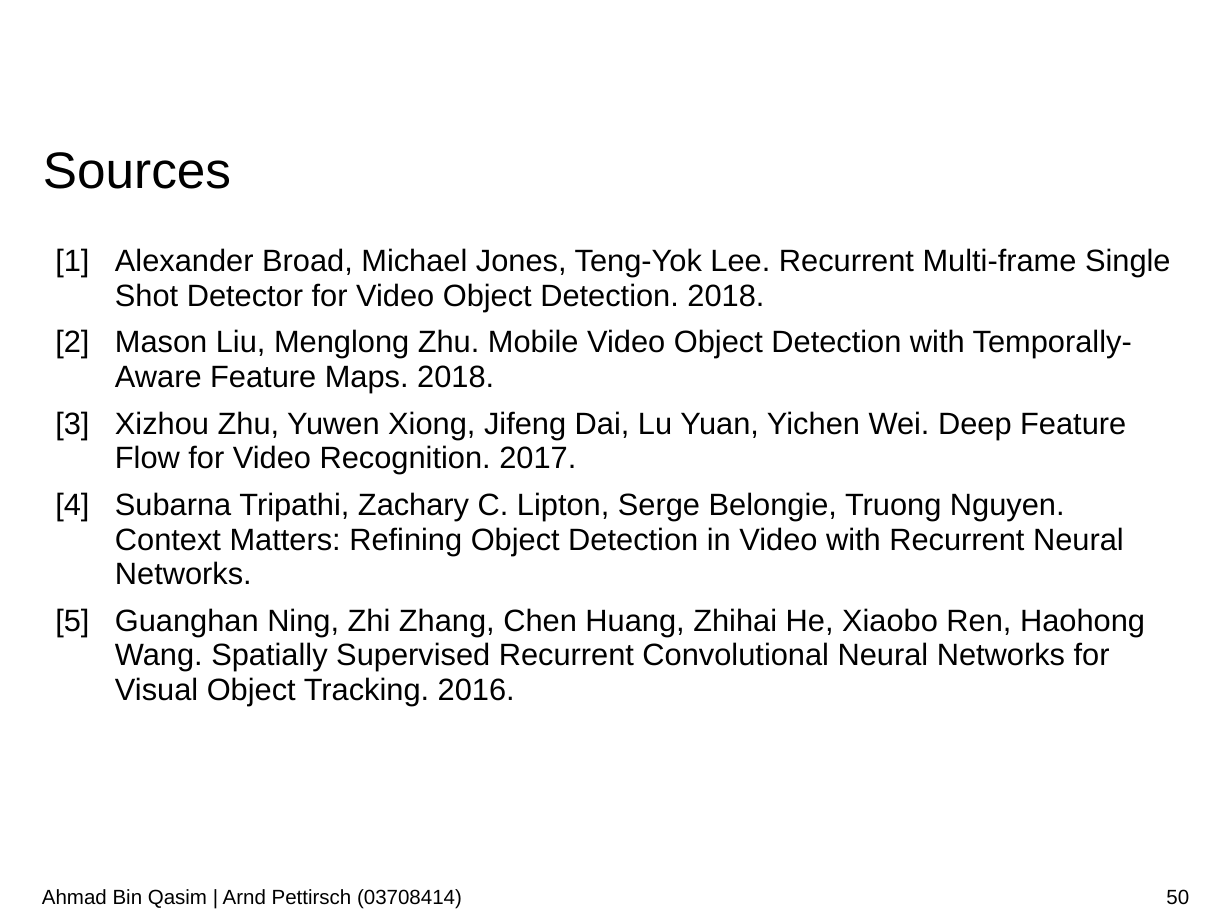
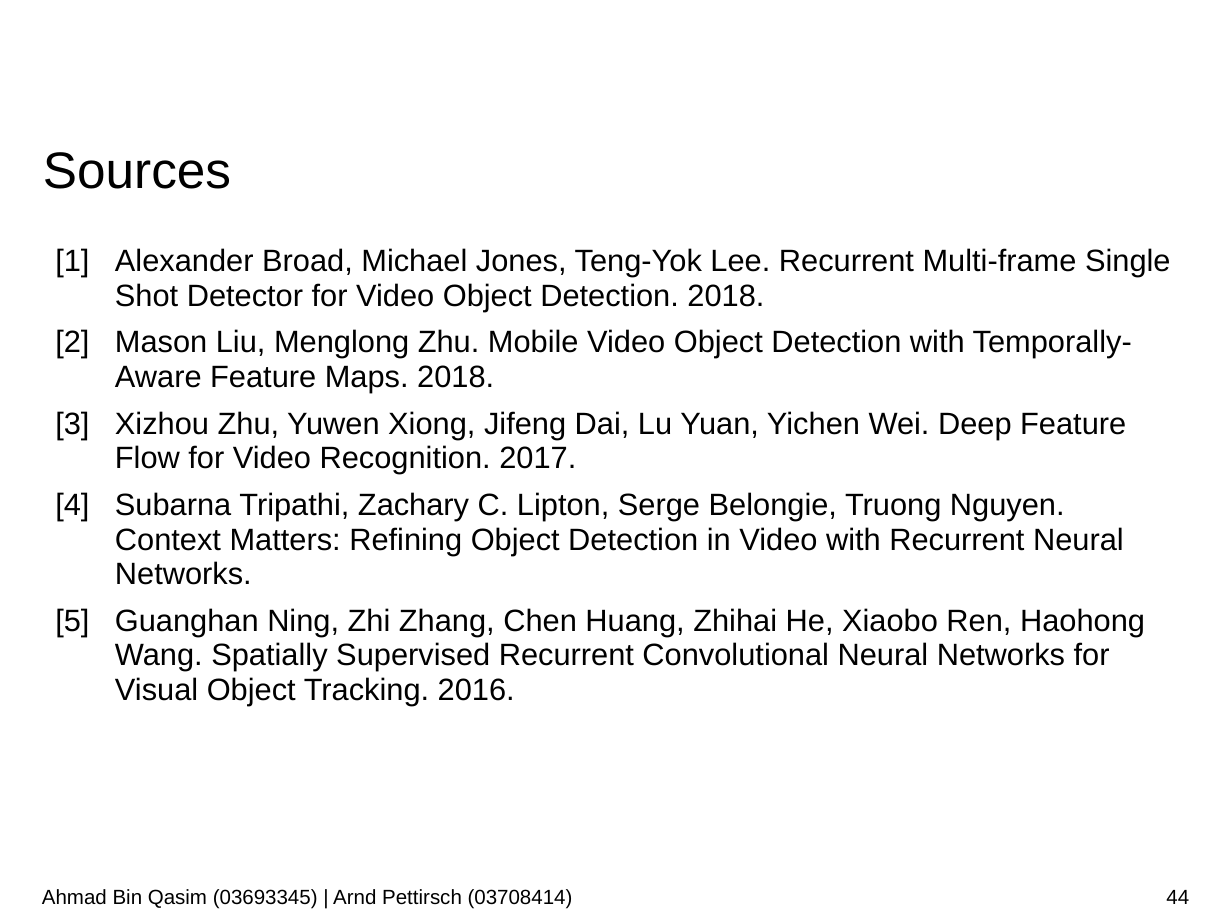
Before and after one commit to AhmadQasim/rnn-for-object-detection, a slide deck: slide 44 of Presentation/Recurrent_Neural_Networks_for_Object_Detection_Bin_Qasim_Pettirsch.pptx (slide 50 before the commit). Drawn at 1232x924 pixels with LibreOffice and Linux fonts; fonts in the diff are those of the drawing; background and template pictures are left out. Boxes give left, top, right and bottom in pixels: in the first picture for what was removed or moved away, otherwise in the second. Text is boxed around its words. In the diff, an @@ line names an element or a change of style, - is before the commit and + after.

```diff
--- a/Presentation/Recurrent_Neural_Networks_for_Object_Detection_Bin_Qasim_Pettirsch.pptx
+++ b/Presentation/Recurrent_Neural_Networks_for_Object_Detection_Bin_Qasim_Pettirsch.pptx
@@ table: place and size @@
-table at [43, 238, 1189, 893]
+table at [43, 238, 1189, 709]
@@ text at [42, 889, 573, 909]: text changed @@
-Ahmad Bin Qasim | Arnd Pettirsch (03708414)
+Ahmad Bin Qasim (03693345) | Arnd Pettirsch (03708414)
@@ page number at [1166, 890, 1189, 904]: text changed @@
-50
+44
```
Also in this commit, not shown: 52 other slides changed, 2 slides added, 1 other file.
